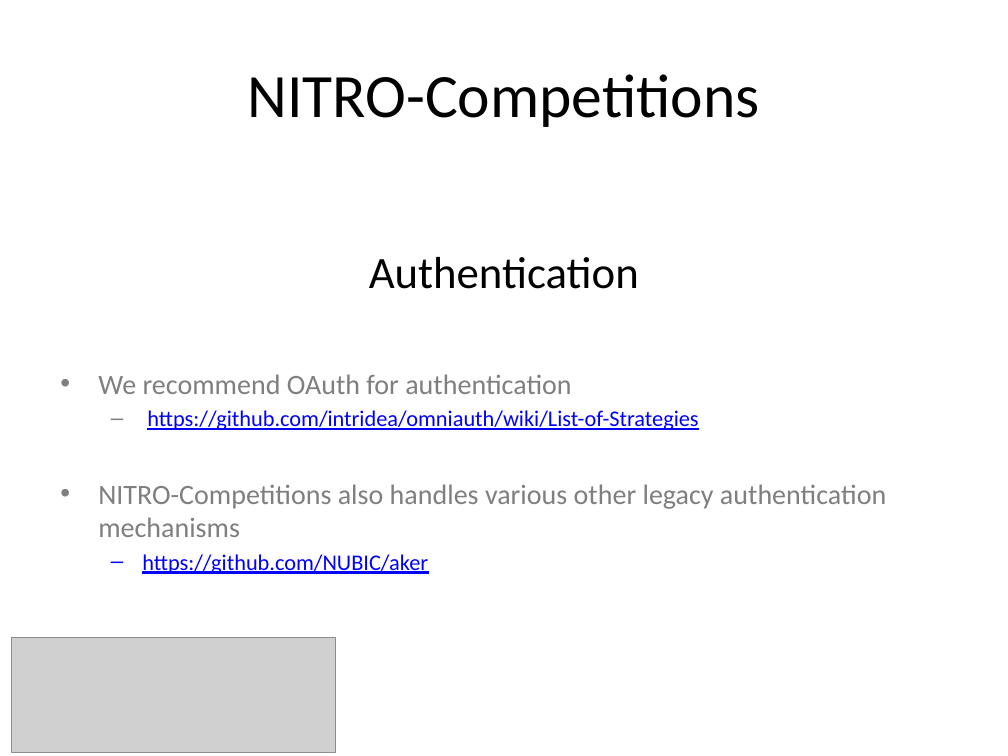
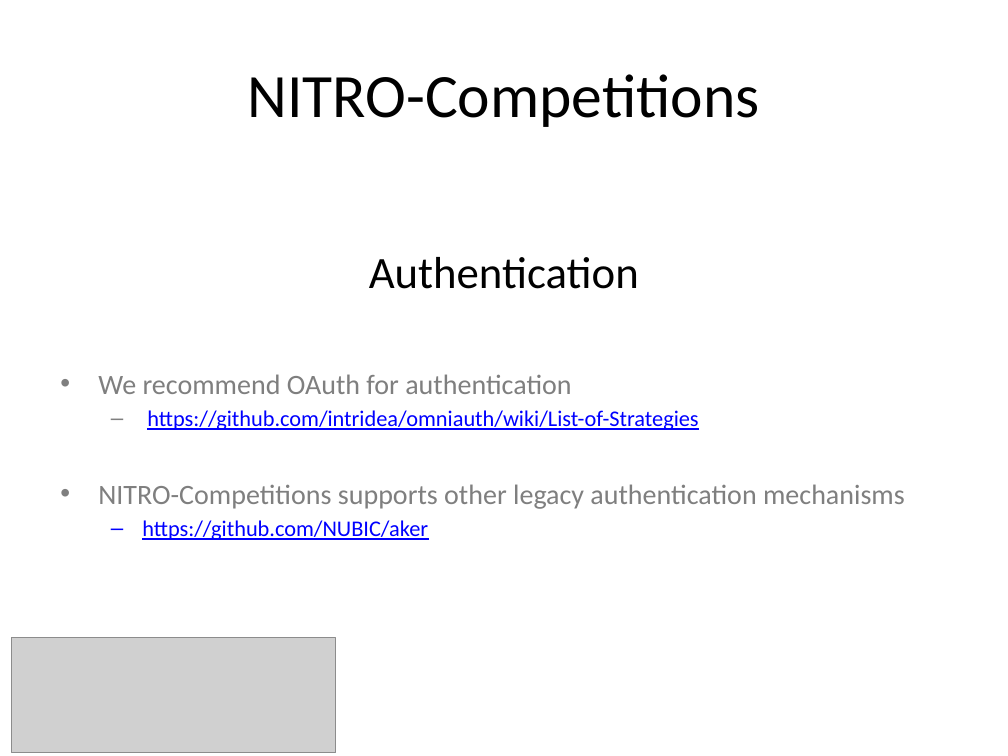
Before and after one commit to NUBIC/nitro-competitions, a slide deck: slide 16 of doc/presentations/20141107_NITRO-Competitions_CTS-AMIA.pptx. Drawn at 1008x756 pixels with LibreOffice and Linux fonts; fonts in the diff are those of the drawing; grey boxes stand for pictures; background and template pictures are left out. Boxes give left, top, right and bottom in pixels: in the first picture for what was removed or moved away, otherwise in the second. Text is boxed around its words. In the diff, an @@ line names an element or a change of style, - is before the commit and + after.

```diff
--- a/doc/presentations/20141107_NITRO-Competitions_CTS-AMIA.pptx
+++ b/doc/presentations/20141107_NITRO-Competitions_CTS-AMIA.pptx
@@ text at (98, 484, 905, 509): text changed @@
-• NITRO-Competitions also handles various other legacy authentication mechanisms
+• NITRO-Competitions supports other legacy authentication mechanisms
```
Also in this commit, not shown: 10 other slides changed.
